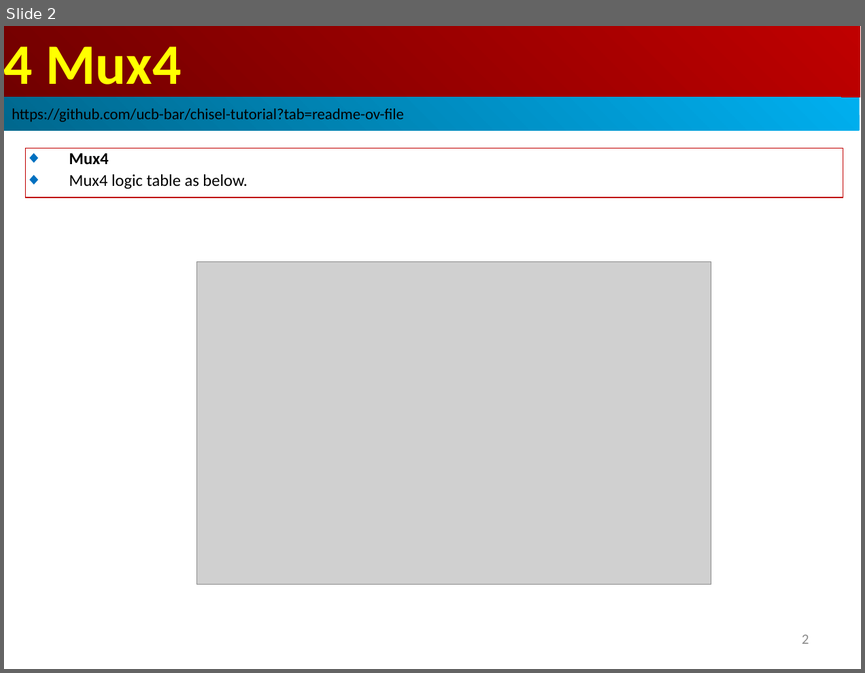
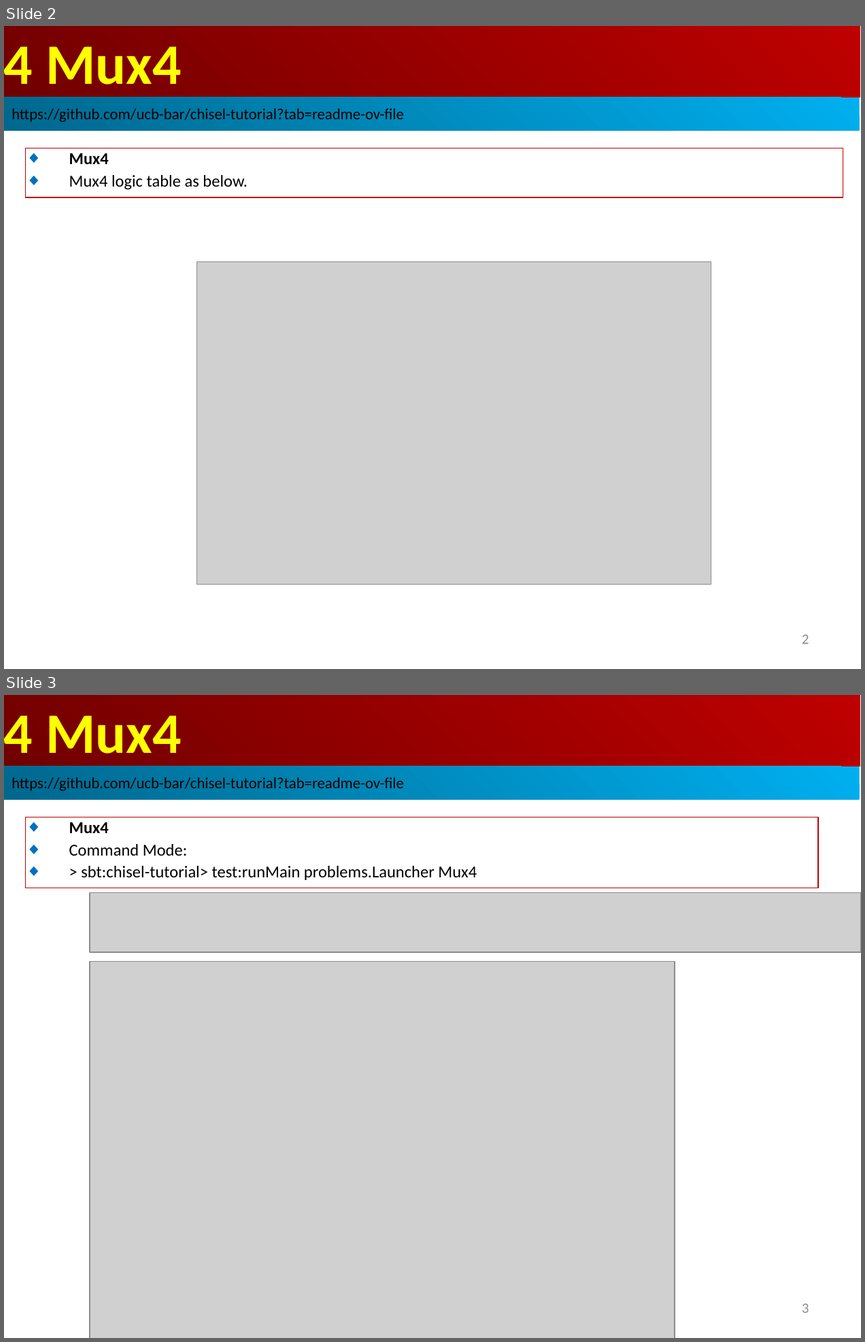
Before and after one commit to peterhchen/AIU_CS800_Chisel, a slide deck: 600_UCB_Chisel/004_Mux4/000_Video/004_Mux4.ppt. Shown one above the other, each under a label of ours: slide 2 before the commit, slides 2 and 3 after it. The pictures are 865x673 and 865x1342 pixels, drawn with LibreOffice and Linux fonts; fonts in the diff are those of the drawing; grey boxes stand for pictures. Boxes give left, top, right and bottom in pixels: in the first picture for what was removed or moved away, otherwise in the second. Text is boxed around its words. In the diff, an @@ line names an element or a change of style, - is before the commit and + after.

```diff
--- a/600_UCB_Chisel/004_Mux4/000_Video/004_Mux4.ppt
+++ b/600_UCB_Chisel/004_Mux4/000_Video/004_Mux4.ppt
@@ slide 3 added at (4, 695, 861, 1338), background #FFFFFF @@
@@ rectangle added at (4, 695, 860, 766), fill gradient #BF0000 to #710000, 48 pt, text #FFFF00, bold @@
+4 Mux4
@@ rectangle added at (4, 766, 859, 800), fill gradient #00AFEF to #00688E, 13 pt, text #000000 @@
+https://github.com/ucb-bar/chisel-tutorial?tab=readme-ov-file
@@ rectangle added at (26, 817, 818, 888), outline #C00000 0.74 pt, 14 pt, text #000000 @@
+◆ Mux4
+◆ Command Mode:
+◆ > sbt:chisel-tutorial> test:runMain problems.Launcher Mux4
@@ picture added at (90, 893, 861, 952) @@
@@ picture added at (90, 962, 675, 1338) @@
@@ page number added at (802, 1303, 809, 1312), 12 pt, text #8B8B8B @@
+3
```
Also in this commit, not shown: 7 other slides added.
